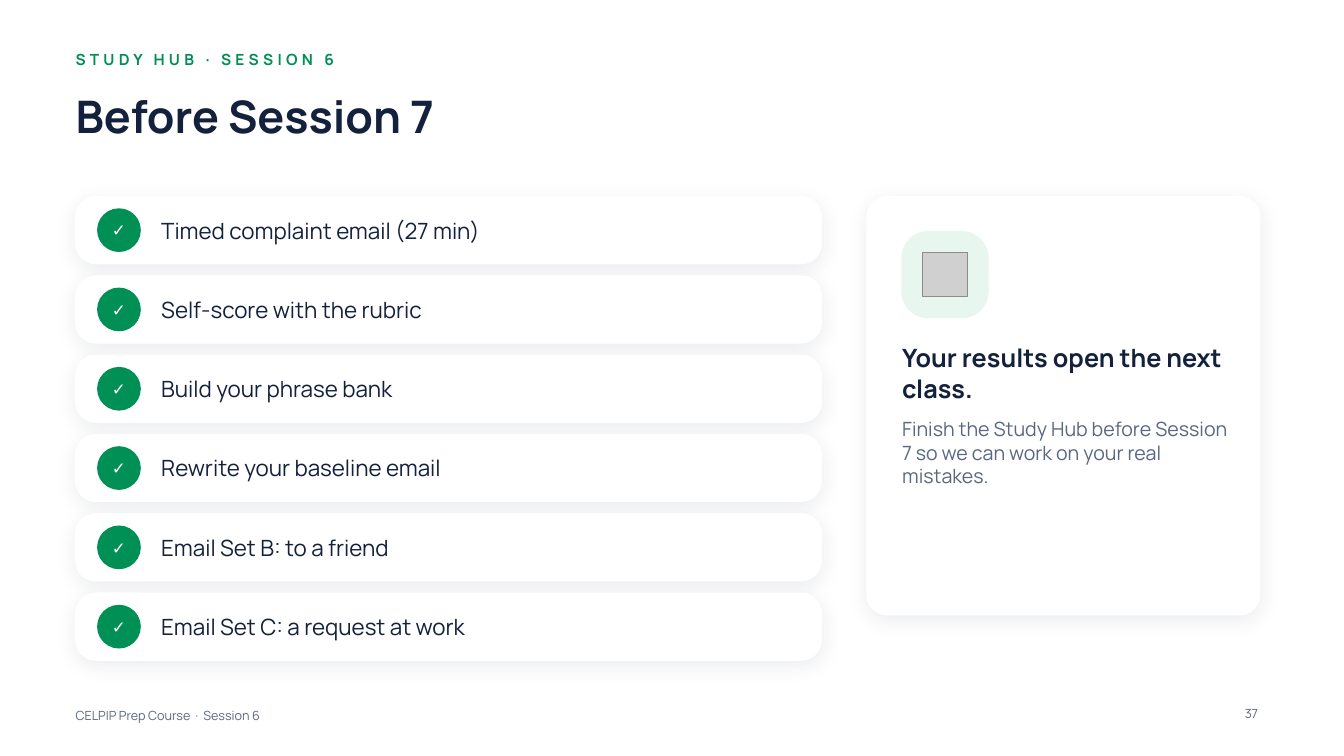
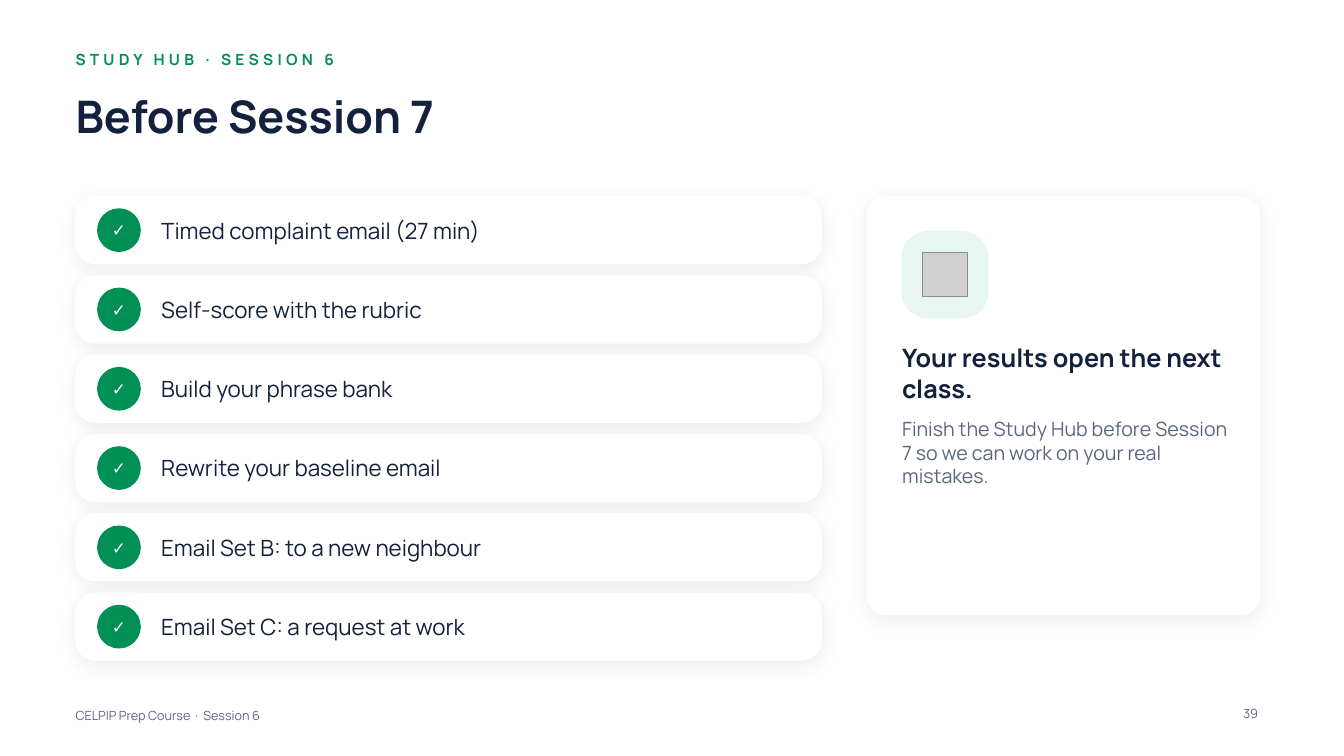
Before and after one commit to learnovateqa/The_English_Academy_CELPIP, a slide deck: slide 39 of decks/session-06.pptx (slide 37 before the commit). Drawn at 1344x756 pixels with LibreOffice and Linux fonts; fonts in the diff are those of the drawing; grey boxes stand for pictures; background and template pictures are left out. Boxes give left, top, right and bottom in pixels: in the first picture for what was removed or moved away, otherwise in the second. Text is boxed around its words. In the diff, an @@ line names an element or a change of style, - is before the commit and + after.

```diff
--- a/decks/session-06.pptx
+++ b/decks/session-06.pptx
@@ text at bbox=[161, 539, 482, 562]: text changed @@
-Email Set B: to a friend
+Email Set B: to a new neighbour
@@ page number at bbox=[1243, 709, 1258, 718]: text changed @@
-37
+39
```
Also in this commit, not shown: 6 other slides changed, 2 slides added, 2 other files.
